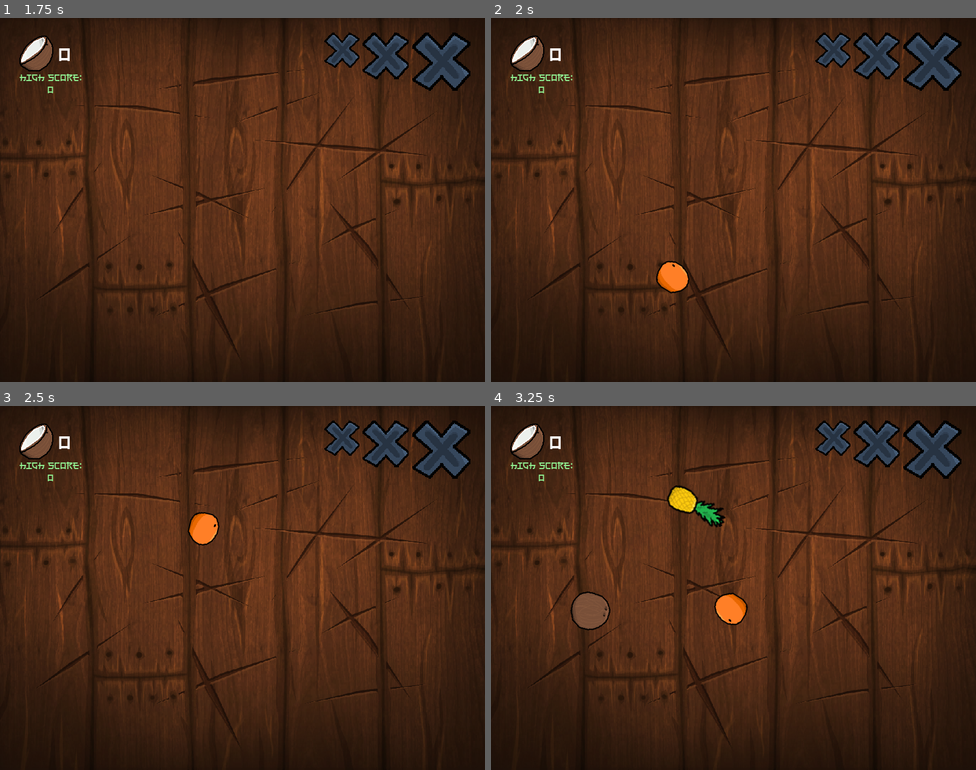
Above: before the commit, frames 1-4 (two rows, left to right).
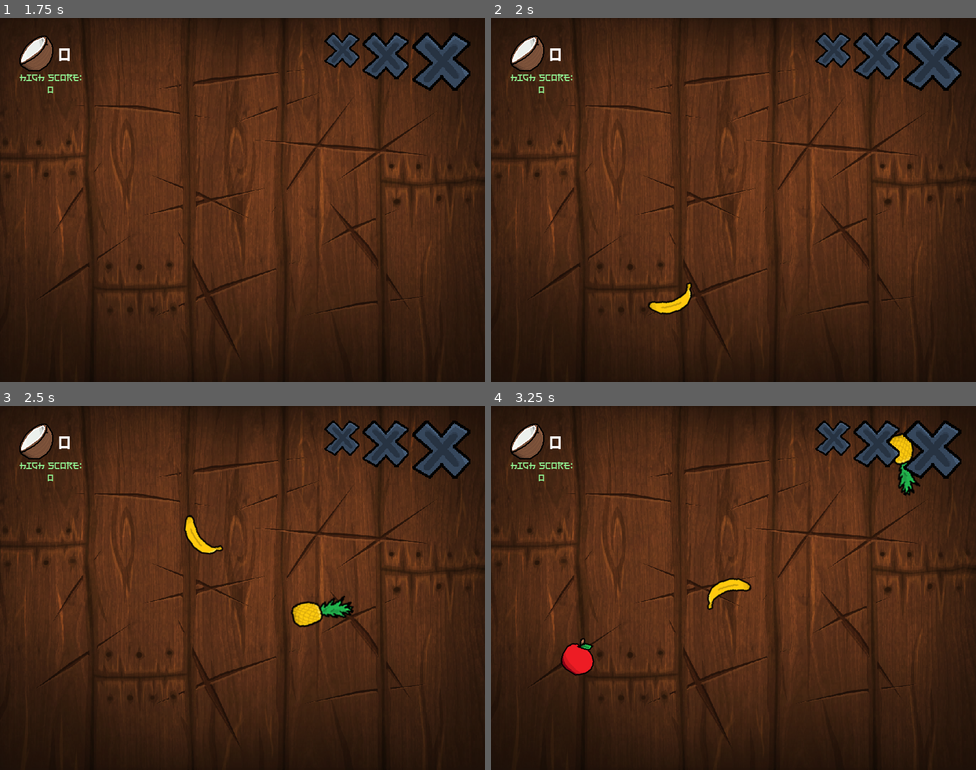
Above: after the commit, the same moments.

Repository: leafcabral/leafs-arcade
Game: Godot game, scene res://main/game_root.tscn
Same seed, same stepped clock (60 frames per second), same inputs: the game is played once before the commit and once after it.
Inputs (mouse positions are in pixels of both pictures, inside the frame that each line leads up to):
- Up to frame 1 (1.75 s): tap Enter (ui_accept) at 0.5, 0.77, 1.52 s; move the mouse to (349, 181) at 0.52 s; move the mouse to (145, 218) at 1.27 s
- Up to frame 2 (2 s): no input
- Up to frame 3 (2.5 s): move the mouse to (291, 507) at 2.02 s
- Up to frame 4 (3.25 s): move the mouse to (709, 660) at 2.77 s; tap Enter (ui_accept) at 3.02 s

Frame 1 is identical in both runs. In frame 2, 0.8% of the frame differs, in the area x 32-42%, y 66-82%; in frame 3, 1.3%; in frame 4, 3.1%, in the area x 14-89%, y 7-75%.

Commit message:
refactor(fruit_ninja): isolate most Fruit related actions from FruitManager
Add static helper functions to FruitSpriteData for getting the fruit sprites.

Change HUD "show_explosion_animation" function "fade_in" parameter to use, by default, a constant Fruit member variable.

Diff:
--- a/4-fruit-ninja/entities/fruit/fruit.gd
+++ b/4-fruit-ninja/entities/fruit/fruit.gd
@@ -4,33 +4,52 @@
 
 signal exited_screen(fruit: Fruit)
 signal sliced(fruit: Fruit)
+signal exploded(fruit: Fruit)
 
+enum Type {
+	NORMAL,
+	NORMAL_SLICE,
+	BOMB,
+}
+
+const FRUIT_SCENE = preload("uid://6rsron8monuy")
 const AVG_SPEED := 300.0
 const MAX_ANGLE_DELTA := PI / 3
-const BOMB_SPRITE := preload("uid://psufnpn2jiu6")
+const BOMB_EXPLODE_TIME := 0.6
 
 @export var sprite_data: FruitSpriteData
-@export var is_sliced := false
-@export var is_bomb := false
+@export var type := Type.NORMAL
 
-var sprite_half_num: int
+var sprite: Texture2D
 
 @onready var viewport_size := get_viewport_rect().size
+@onready var sprite_2d: Sprite2D = $Sprite2D
+
+
+static func create_random_normal() -> Fruit:
+	var fruit: Fruit = FRUIT_SCENE.instantiate()
+	fruit.sprite_data = FruitSpriteData.get_random_normal()
+	fruit.sprite = fruit.sprite_data.full
+	return fruit
+
+
+static func create_bomb() -> Fruit:
+	var fruit: Fruit = FRUIT_SCENE.instantiate()
+	fruit.sprite = FruitSpriteData.get_bomb_sprite()
+	fruit.type = Type.BOMB
+	return fruit
 
 
 func _ready() -> void:
-	var sprite := $Sprite2D
+	match type:
+		Type.NORMAL:
+			$BombFireTrail.queue_free()
+			launch()
+		Type.BOMB:
+			$BombFireTrail.show()
+			launch()
 
-	if not is_bomb:
-		if not is_sliced:
-			sprite.texture = sprite_data.full
-			launch()
-		else:
-			sprite.texture = sprite_data.halfs[sprite_half_num]
-	else:
-		sprite.texture = BOMB_SPRITE
-		$BombFireTrail.show()
-		launch()
+	sprite_2d.texture = sprite
 
 
 func launch() -> void:
@@ -53,6 +72,29 @@
 	linear_velocity.y = -viewport_size.y * randf_range(1.5, 1.8)
 
 
+func create_slices() -> Array[Fruit]:
+	var slices: Array[Fruit] = []
+
+	if type == Type.NORMAL:
+		for i in 2:
+			var slice: Fruit = duplicate()
+			slice.type = Type.NORMAL_SLICE
+			slice.linear_velocity *= [-1,1][i]
+			slice.sprite = sprite_data.halfs[i]
+
+			slices.append(slice)
+	return slices
+
+
+func explode() -> void:
+	if type == Type.BOMB:
+		sprite_2d.material = sprite_2d.material.duplicate()
+
+		var tween := create_tween()
+		tween.tween_property(sprite_2d.material, "shader_parameter/white_multiplier", 1, BOMB_EXPLODE_TIME)
+		tween.tween_callback(exploded.emit.bind(self))
+
+
 func _on_visible_on_screen_notifier_2d_screen_exited() -> void:
 	exited_screen.emit(self)
 
@@ -60,5 +102,4 @@
 func _on_area_2d_area_entered(area: Area2D) -> void:
 	if area.is_in_group("Player"):
 		$Area2D.queue_free()
-		is_sliced = true
 		sliced.emit(self)
--- a/4-fruit-ninja/entities/fruit/fruit_manager.gd
+++ b/4-fruit-ninja/entities/fruit/fruit_manager.gd
@@ -8,10 +8,7 @@
 signal bomb_sliced
 signal fruits_depleted
 
-const FRUIT := preload("uid://6rsron8monuy")
 const BOMB_CHANCE := 0.1
-
-@export var sprite_datas: Array[FruitSpriteData]
 
 var fruits: Array[Fruit] = []
 var fruit_timers: Array[float] = []
@@ -29,15 +26,17 @@
 
 func spawn_fruits(amount: int, should_spawn_bomb: bool) -> void:
 	for i in amount:
-		var fruit: Fruit = FRUIT.instantiate()
+		var fruit: Fruit
+		if should_spawn_bomb and randf() < BOMB_CHANCE:
+			fruit = Fruit.create_bomb()
+		else:
+			fruit = Fruit.create_random_normal()
 		fruit.position = get_random_position()
-		fruit.sprite_data = sprite_datas.pick_random()
-		if should_spawn_bomb:
-			fruit.is_bomb = randf() < BOMB_CHANCE
 
 		fruits.append(fruit)
 		fruit.connect("exited_screen", _on_fruit_exited_screen)
 		fruit.connect("sliced", _on_fruit_sliced)
+		fruit.connect("exploded", _on_fruit_exploded)
 
 		fruit_timers.append(randf())
 
@@ -69,25 +68,22 @@
 
 
 func _on_fruit_exited_screen(fruit: Fruit) -> void:
-	if not (fruit.is_bomb or fruit.is_sliced):
+	if fruit.type == Fruit.Type.NORMAL:
 		unsliced_fruit_left.emit()
 	erase_fruit(fruit)
 
 
 func _on_fruit_sliced(fruit: Fruit) -> void:
-	if not fruit.is_bomb:
-		for i in 2:
-			var fruit_slice := fruit.duplicate()
-			fruit_slice.linear_velocity.x *= [-1, 1][i]
-			fruit_slice.sprite_half_num = i
-			call_deferred("add_child", fruit_slice)
+	if fruit.type == Fruit.Type.NORMAL:
+		for i in fruit.create_slices():
+			call_deferred("add_child", i)
 		fruit_sliced.emit()
 		erase_fruit(fruit)
 	else:
-		var fruit_tween := fruit.create_tween()
-		var fruit_sprite: Sprite2D = fruit.get_node("Sprite2D")
-		fruit_sprite.material = fruit_sprite.material.duplicate()
-		fruit_tween.tween_property(fruit_sprite.material, "shader_parameter/white_multiplier", 1, 0.6)
-		fruit_tween.tween_callback(erase_fruit.bind(fruit))
+		fruit.explode()
 
 		bomb_sliced.emit()
+
+
+func _on_fruit_exploded(fruit: Fruit) -> void:
+	erase_fruit(fruit)
--- a/4-fruit-ninja/entities/fruit/fruit_sprite_data.gd
+++ b/4-fruit-ninja/entities/fruit/fruit_sprite_data.gd
@@ -1,5 +1,26 @@
 class_name FruitSpriteData
 extends Resource
 
+
+const FRUIT_SPRITE_DATA_PATH := &"res://entities/fruit/types/"
+const BOMB_SPRITE := preload(FRUIT_SPRITE_DATA_PATH + "sprites/bomb.png")
+
+static var normal_fruit_sprite_data: Dictionary[String, FruitSpriteData] = {}
+
 @export var full: CompressedTexture2D
 @export var halfs: Array[CompressedTexture2D]
+
+
+static func get_all_normal() -> Dictionary[String, FruitSpriteData]:
+	if normal_fruit_sprite_data.is_empty():
+		for i in DirAccess.get_files_at(FRUIT_SPRITE_DATA_PATH):
+			normal_fruit_sprite_data[i.get_basename()] = load(FRUIT_SPRITE_DATA_PATH + i)
+	return normal_fruit_sprite_data
+
+
+static func get_random_normal() -> FruitSpriteData:
+	return get_all_normal().values().pick_random()
+
+
+static func get_bomb_sprite() -> Texture2D:
+	return BOMB_SPRITE
--- a/4-fruit-ninja/main/game_root.tscn
+++ b/4-fruit-ninja/main/game_root.tscn
@@ -1,16 +1,10 @@
-[gd_scene load_steps=17 format=3 uid="uid://ckefh8ijiavng"]
+[gd_scene load_steps=11 format=3 uid="uid://ckefh8ijiavng"]
 
 [ext_resource type="Texture2D" uid="uid://tcnyxsjtxkp7" path="res://main/hud/background.png" id="1_m7g0w"]
 [ext_resource type="PackedScene" uid="uid://b3vlxe62crhsp" path="res://entities/player/player.tscn" id="1_oc7al"]
 [ext_resource type="Script" uid="uid://c7uw7yawvgcly" path="res://main/game_world.gd" id="1_sd42p"]
 [ext_resource type="Script" uid="uid://c3o8totjh8ofe" path="res://main/game_root.gd" id="1_yqxk6"]
 [ext_resource type="Script" uid="uid://308svwjg04wa" path="res://entities/fruit/fruit_manager.gd" id="2_mf5tn"]
-[ext_resource type="Script" uid="uid://cmyijexk5nwjg" path="res://entities/fruit/fruit_sprite_data.gd" id="4_5ki0c"]
-[ext_resource type="Resource" uid="uid://cclr3xwvyu4te" path="res://entities/fruit/types/apple.tres" id="4_ruu41"]
-[ext_resource type="Resource" uid="uid://b55su3h4yc4c8" path="res://entities/fruit/types/orange.tres" id="6_0lrfc"]
-[ext_resource type="Resource" uid="uid://cj4sw67dnxi0w" path="res://entities/fruit/types/banana.tres" id="7_50ijx"]
-[ext_resource type="Resource" uid="uid://bnqlntbttwqo5" path="res://entities/fruit/types/coconut.tres" id="8_d0ffj"]
-[ext_resource type="Resource" uid="uid://bbc83fdly4wqt" path="res://entities/fruit/types/pineapple.tres" id="9_yhd5o"]
 [ext_resource type="Texture2D" uid="uid://by4chl8jgl7l6" path="res://main/hud/missed-false.png" id="10_d0ffj"]
 [ext_resource type="Script" uid="uid://2kbfohb1a4x6" path="res://main/hud/game_hud.gd" id="10_yhd5o"]
 [ext_resource type="Texture2D" uid="uid://bfqk20rnuwoaq" path="res://entities/fruit/types/sprites/coconut-half-2.png" id="12_ukkfd"]
@@ -44,7 +38,6 @@
 [node name="FruitManager" type="Path2D" parent="GameWorld"]
 curve = SubResource("Curve2D_sd42p")
 script = ExtResource("2_mf5tn")
-sprite_datas = Array[ExtResource("4_5ki0c")]([ExtResource("4_ruu41"), ExtResource("7_50ijx"), ExtResource("8_d0ffj"), ExtResource("6_0lrfc"), ExtResource("9_yhd5o")])
 
 [node name="GameHUD" type="CanvasLayer" parent="."]
 script = ExtResource("10_yhd5o")
--- a/4-fruit-ninja/main/hud/game_hud.gd
+++ b/4-fruit-ninja/main/hud/game_hud.gd
@@ -54,7 +54,7 @@
 	message.create_tween().tween_property(message, "modulate", Color(1,1,1,0), fade_out)
 
 
-func show_explosion_animation(fade_in := 0.6, fade_out := 0.3) -> void:
+func show_explosion_animation(fade_in := Fruit.BOMB_EXPLODE_TIME, fade_out := 0.3) -> void:
 	explosion.modulate = Color(1,1,1,0)
 	var explosion_tween := explosion.create_tween()
 	explosion_tween.tween_property(explosion, "modulate", Color.WHITE, fade_in)
